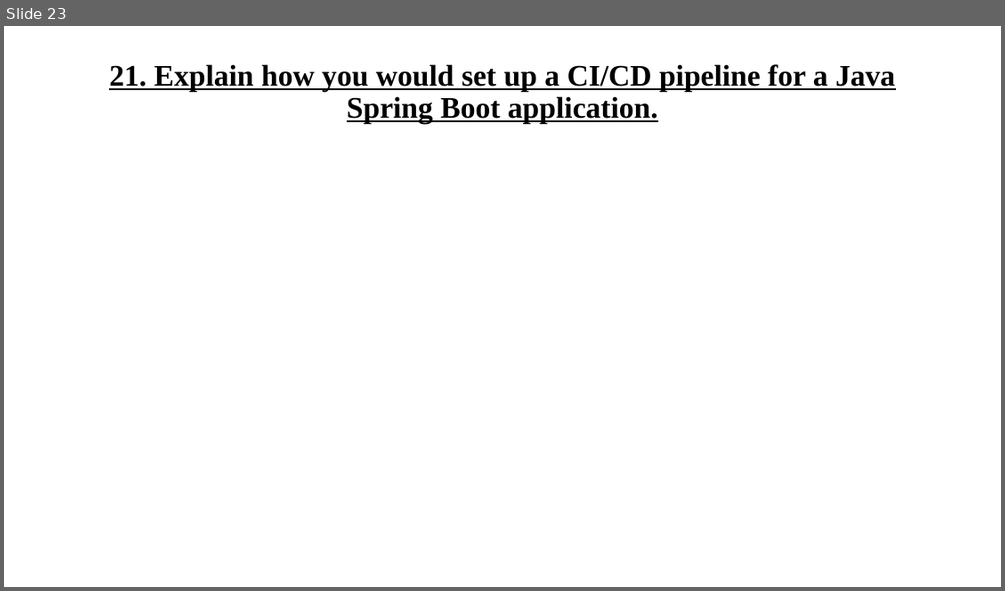
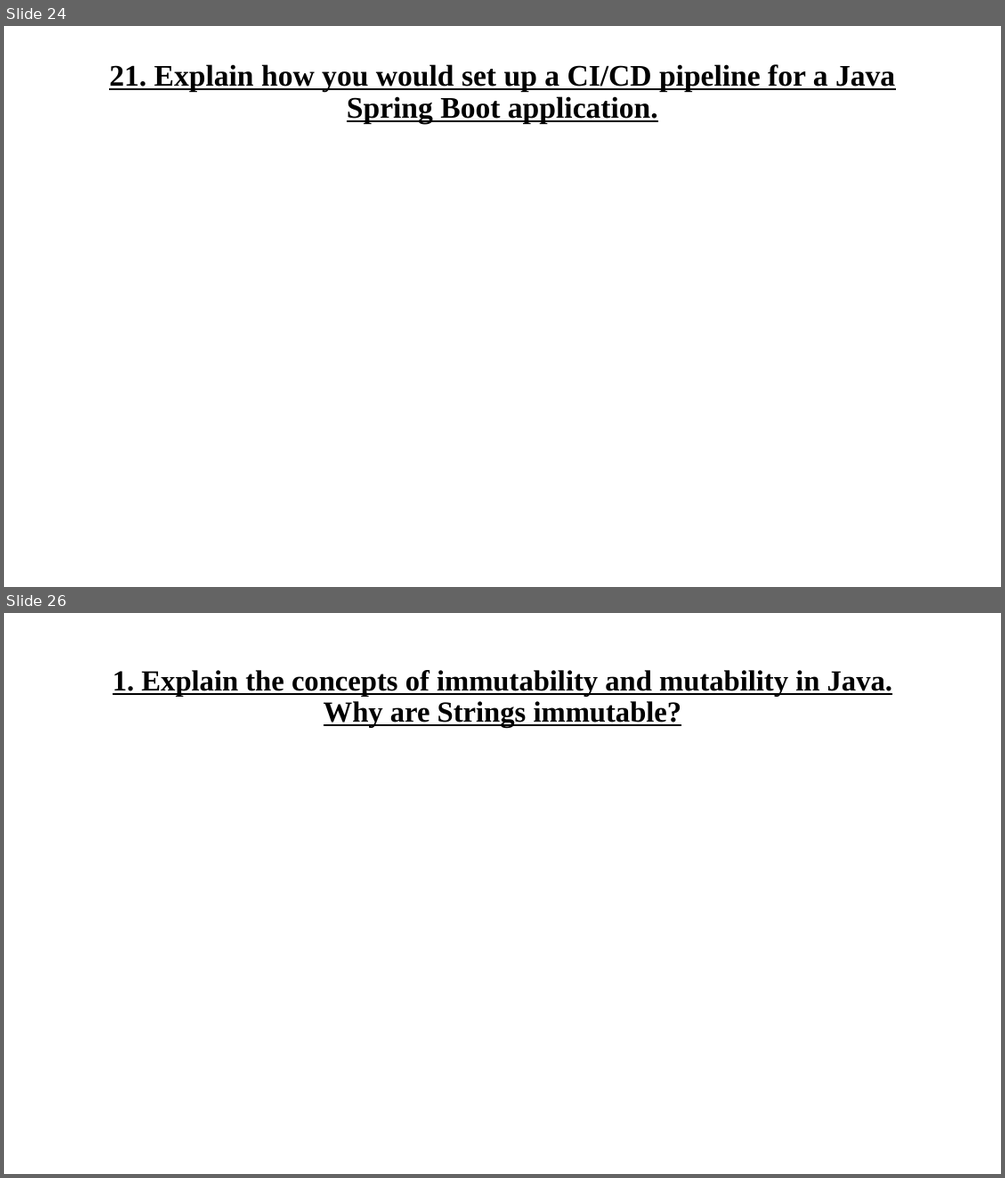
Before and after one commit to codefarm0/interview-preparation, a slide deck: Java Backend Developer Mock Interviews/mock1/Java Backend Developer Mock Interviews.pptx. Shown one above the other, each under a label of ours: slide 23 before the commit, slides 24 and 26 after it; the slides between them are not shown. The pictures are 1005x591 and 1005x1178 pixels, drawn with LibreOffice and Linux fonts; fonts in the diff are those of the drawing. Boxes give left, top, right and bottom in pixels: in the first picture for what was removed or moved away, otherwise in the second. Text is boxed around its words. In the diff, an @@ line names an element or a change of style, - is before the commit and + after.

```diff
--- a/Java Backend Developer Mock Interviews/mock1/Java Backend Developer Mock Interviews.pptx
+++ b/Java Backend Developer Mock Interviews/mock1/Java Backend Developer Mock Interviews.pptx
@@ slide 26 added at (4, 613, 1001, 1174), background #FFFFFF @@
@@ title added at (113, 670, 892, 728), 28 pt, text #000000, bold, underline @@
+1. Explain the concepts of immutability and mutability in Java. Why are Strings immutable?
@@ what was slide 23 is now slide 24 @@
```
Also in this commit, not shown: 1 slide changed, 19 other slides added, 3 other files.
